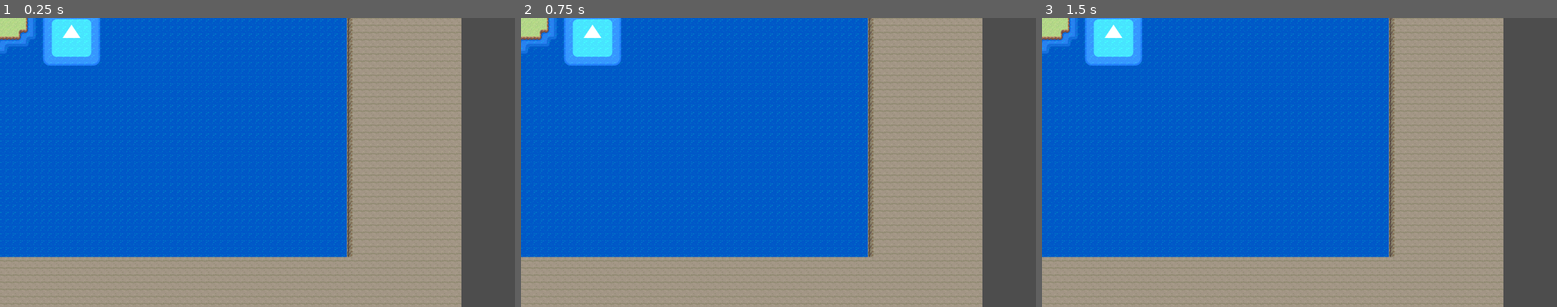
Above: before the commit, frames 1-3 (left to right).
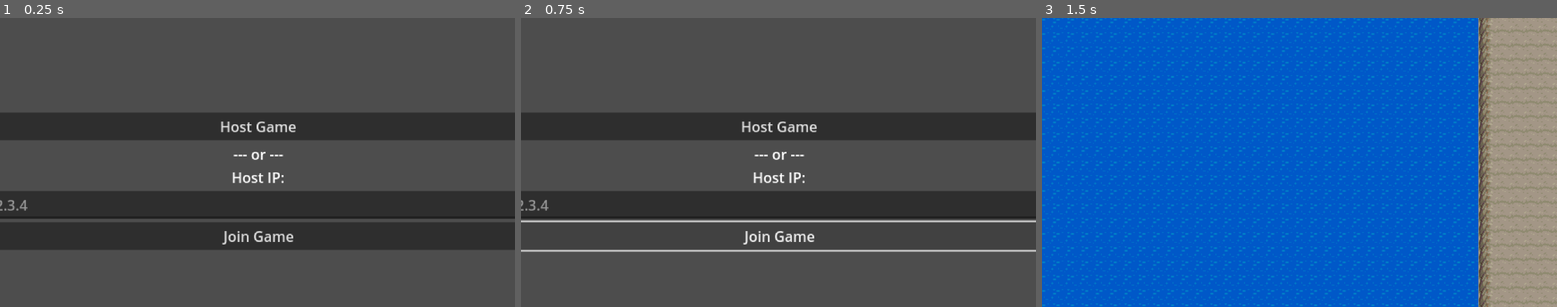
Above: after the commit, the same moments.

Repository: filippo-orru/island-tag-game
Game: Godot game, scene res://MainMenu.tscn
Two runs of this game, one before a commit and one after it. Both use one fixed random seed, a clock stepped at 60 frames per second and the inputs below. Before the commit the project starts from res://world.tscn. The engine's default icon, where the game draws it, is replaced by a stand-in: a white triangle on a blue panel in a dark square.
Inputs (mouse positions are in pixels of both pictures, inside the frame that each line leads up to):
- Up to frame 1 (0.25 s): no input
- Up to frame 2 (0.75 s): click (778, 234) at 0.5 s, where only the run after the commit has a clickable "Join Game"
- Up to frame 3 (1.5 s): click (1299, 127) at 1.25 s, where only the run after the commit has a clickable "Host Game"

The runs differ from the first frame. In frame 1, 92% of the frame differs, in the area x 0-100%, y 0-100%; in frame 2, 92%; in frame 3, 47%.

Commit message:
Try fixing ui

Diff:
--- a/MainMenu.gd
+++ b/MainMenu.gd
@@ -25,7 +25,7 @@
 
 func _on_connect_button_pressed():
 	var peer = ENetMultiplayerPeer.new()
-	peer.create_client(%To.text, 9064)
+	peer.create_client(%IPAddress.text, 9064)
 	multiplayer.multiplayer_peer = peer
 
 	multiplayer.connected_to_server.connect(load_game) # Loads only if connected to a server
--- a/MainMenu.tscn
+++ b/MainMenu.tscn
@@ -12,16 +12,25 @@
 [node name="MainMenu" type="Control" parent="."]
 unique_name_in_owner = true
 layout_mode = 3
-anchors_preset = 0
-offset_right = 94.0
-offset_bottom = 154.0
+anchors_preset = 15
+anchor_right = 1.0
+anchor_bottom = 1.0
+grow_horizontal = 2
+grow_vertical = 2
+size_flags_horizontal = 4
+size_flags_vertical = 4
 
 [node name="MarginContainer" type="MarginContainer" parent="MainMenu"]
-offset_right = 94.0
-offset_bottom = 154.0
+custom_minimum_size = Vector2(16, 16)
+layout_mode = 0
+offset_left = 265.0
+offset_top = 133.0
+offset_right = 890.0
+offset_bottom = 557.0
 
 [node name="VBoxContainer" type="VBoxContainer" parent="MainMenu/MarginContainer"]
 layout_mode = 2
+alignment = 1
 
 [node name="HostButton" type="Button" parent="MainMenu/MarginContainer/VBoxContainer"]
 layout_mode = 2
@@ -34,6 +43,7 @@
 horizontal_alignment = 1
 
 [node name="IPAddress" type="LineEdit" parent="MainMenu/MarginContainer/VBoxContainer"]
+unique_name_in_owner = true
 layout_mode = 2
 placeholder_text = "1.2.3.4"
 
@@ -53,5 +63,9 @@
 [node name="LocalScenes" type="Node" parent="."]
 unique_name_in_owner = true
 
+[node name="Camera2D" type="Camera2D" parent="."]
+position = Vector2(576, 324)
+zoom = Vector2(2, 2)
+
 [connection signal="pressed" from="MainMenu/MarginContainer/VBoxContainer/HostButton" to="." method="_on_host_button_pressed"]
 [connection signal="pressed" from="MainMenu/MarginContainer/VBoxContainer/ConnectButton" to="." method="_on_connect_button_pressed"]
--- a/project.godot
+++ b/project.godot
@@ -11,7 +11,7 @@
 [application]
 
 config/name="island-tag-game"
-run/main_scene="res://world.tscn"
+run/main_scene="res://MainMenu.tscn"
 config/features=PackedStringArray("4.2", "GL Compatibility")
 config/icon="res://icon.svg"
 
